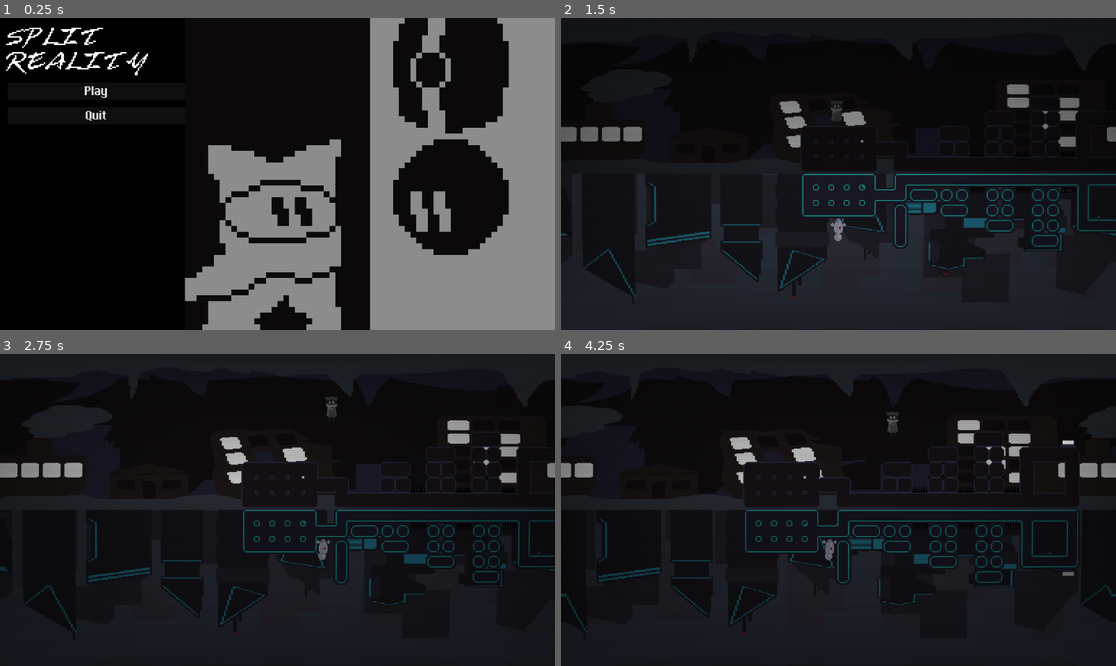
Above: before the commit, frames 1-4 (two rows, left to right).
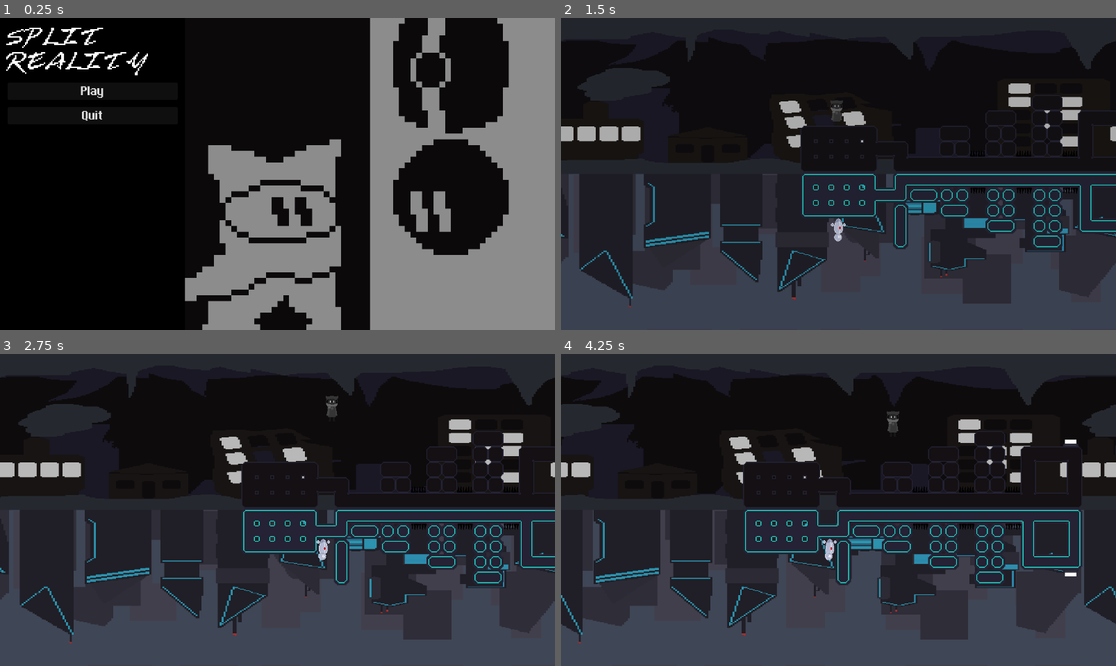
Above: after the commit, the same moments.

Repository: miniaturity/campfire-nyc
Game: Godot game, scene res://scenes/main_menu.tscn
Two runs of this game, one before a commit and one after it. Both use one fixed random seed, a clock stepped at 60 frames per second and the inputs below.
Inputs:
- Up to frame 1 (0.25 s): no input
- Up to frame 2 (1.5 s): click "Play" at 0.5 s; hold D (move_right) from 1.28 s (still down); hold E (switch_controls) from 1.28 s (still down)
- Up to frame 3 (2.75 s): keep holding D (move_right); tap Space (jump) at 1.52, 2.27 s; release E (switch_controls) at 2.03 s; tap E (switch_controls) at 2.1 s
- Up to frame 4 (4.25 s): release D (move_right) at 2.78 s; hold A (move_left) 2.78-3.53 s; hold E (switch_controls) 2.78-3.53 s; hold D (move_right) from 3.53 s (still down); tap E (switch_controls) at 3.6 s; tap Space (jump) at 3.77 s

The runs differ from the first frame. In frame 1, 0.1% of the frame differs, in the area x 14-20%, y 21-33%; in frame 2, 28%; in frame 3, 40%; in frame 4, 40%, in the area x 0-100%, y 7-100%.

Commit message:
uupdated stuff[

Diff:
--- a/scenes/levels/level0.tscn
+++ b/scenes/levels/level0.tscn
@@ -19,6 +19,7 @@
 next_scene = ExtResource("2_7s2gi")
 
 [node name="AllLevelUi" parent="." unique_id=523024520 instance=ExtResource("1_1nvli")]
+visible = false
 
 [node name="LevelCamera" parent="." unique_id=431855530 instance=ExtResource("2_vals0")]
 
--- a/scenes/levels/level1.tscn
+++ b/scenes/levels/level1.tscn
@@ -19,6 +19,7 @@
 next_scene = ExtResource("2_lgguw")
 
 [node name="AllLevelUi" parent="." unique_id=523024520 instance=ExtResource("2_nfihu")]
+visible = false
 
 [node name="LevelCamera" parent="." unique_id=431855530 instance=ExtResource("3_lgguw")]
 
--- a/scenes/main_menu.tscn
+++ b/scenes/main_menu.tscn
@@ -43,7 +43,7 @@
 offset_bottom = 648.0
 theme_override_constants/margin_left = 16
 theme_override_constants/margin_top = 20
-theme_override_constants/margin_right = 0
+theme_override_constants/margin_right = 15
 theme_override_constants/margin_bottom = 0
 
 [node name="VBoxContainer" type="VBoxContainer" parent="MarginContainer" unique_id=318139190]
--- a/src/player.gd
+++ b/src/player.gd
@@ -33,6 +33,9 @@
 		velocity.x = move_toward(velocity.x, 0, SPEED)
 
 func _physics_process(delta: float) -> void:
+	if absf(position.y) >= 1000:
+		get_tree().reload_current_scene()
+
 	# Add the gravity.
 	if not is_on_floor():
 		velocity += get_gravity() * delta
@@ -57,10 +60,6 @@
 		if collision_block == null: continue
 		if collision_block.is_in_group("Boxes") and abs(collision_block.get_linear_velocity().x) < BLOCK_MAX_VELOCITY:
 			collision_block.apply_central_impulse(collision.get_normal() * -PUSH_FORCE)
-
-		if collision_block.is_in_group("Laser") and collision_block.collision_mask != 4:
-			print("collision: " + str(collision_block.collision_mask))
-			GameManager.kill()
 	move_and_slide()
 
 func reached_goal():
--- a/src/robot_player.gd
+++ b/src/robot_player.gd
@@ -67,6 +67,9 @@
 		velocity.x = move_toward(velocity.x, 0, SPEED)
 
 func _physics_process(delta: float) -> void:
+	if absf(position.y) >= 1000:
+		get_tree().reload_current_scene()
+
 	# Add the gravity.
 	if not is_on_ceiling():
 		velocity += -(get_gravity() * 0.9) * delta
@@ -90,9 +93,6 @@
 		if collision_block.is_in_group("Boxes") and abs(collision_block.get_linear_velocity().x) < BLOCK_MAX_VELOCITY:
 			collision_block.apply_central_impulse(collision.get_normal() * -PUSH_FORCE)
 
-		if collision_block.is_in_group("Laser"):
-			GameManager.kill()
-
 	move_and_slide()
 
 func reached_goal():
Not shown, changed: export_presets.cfg
